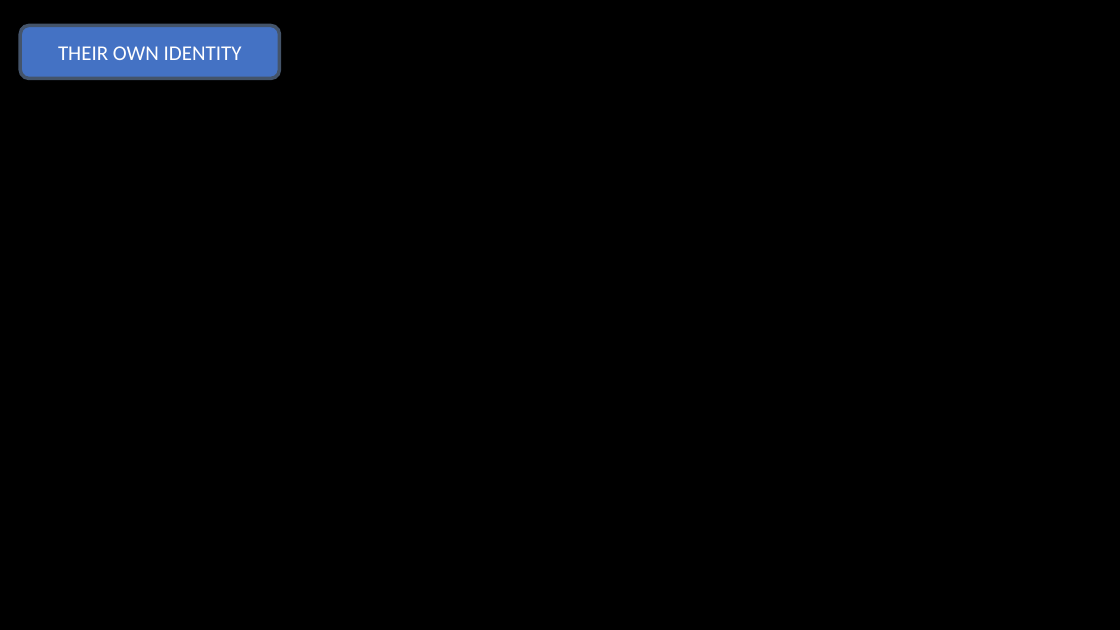
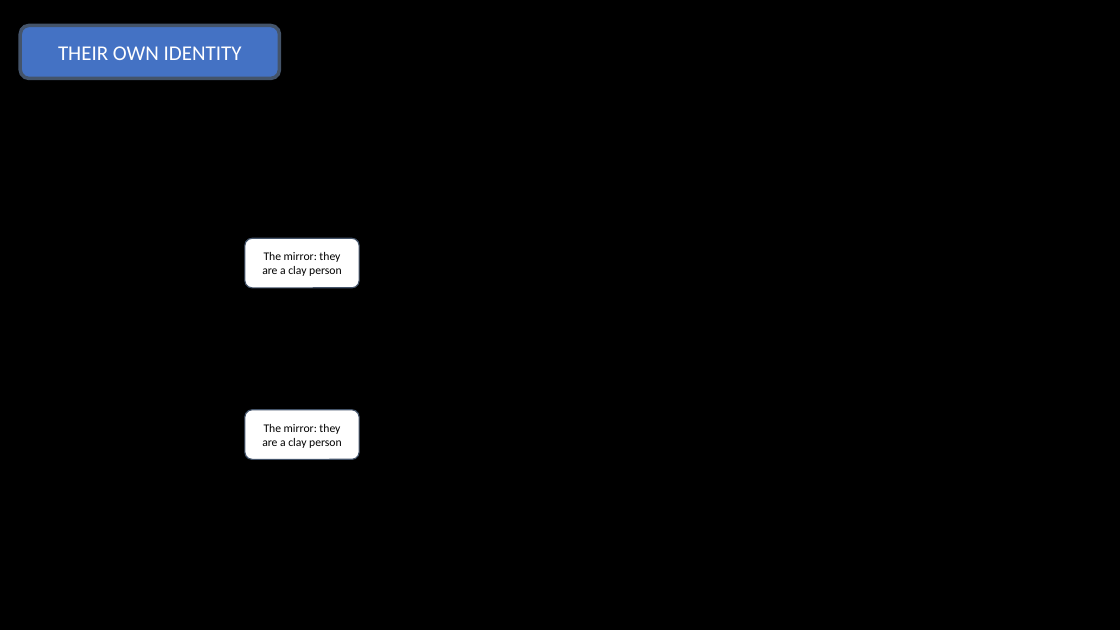
Before and after one commit to Tchetchouille/ijo-musi, a slide deck: slide 7 of Design Documents/Narration/Narrative Map.pptx (slide 4 before the commit). Drawn at 1120x630 pixels with LibreOffice and Linux fonts; fonts in the diff are those of the drawing. Boxes give left, top, right and bottom in pixels: in the first picture for what was removed or moved away, otherwise in the second. Text is boxed around its words. In the diff, an @@ line names an element or a change of style, - is before the commit and + after.

```diff
--- a/Design Documents/Narration/Narrative Map.pptx
+++ b/Design Documents/Narration/Narrative Map.pptx
@@ rounded rectangle added at [245, 239, 360, 288], fill #FFFFFF, outline #44546A 1 pt, 10 pt, text #000000 @@
+The mirror: they are a clay person
@@ rounded rectangle added at [245, 410, 360, 460], fill #FFFFFF, outline #44546A 1 pt, 10 pt, text #000000 @@
+The mirror: they are a clay person
```
Also in this commit, not shown: 3 other slides changed, 3 slides added, 7 other files.
